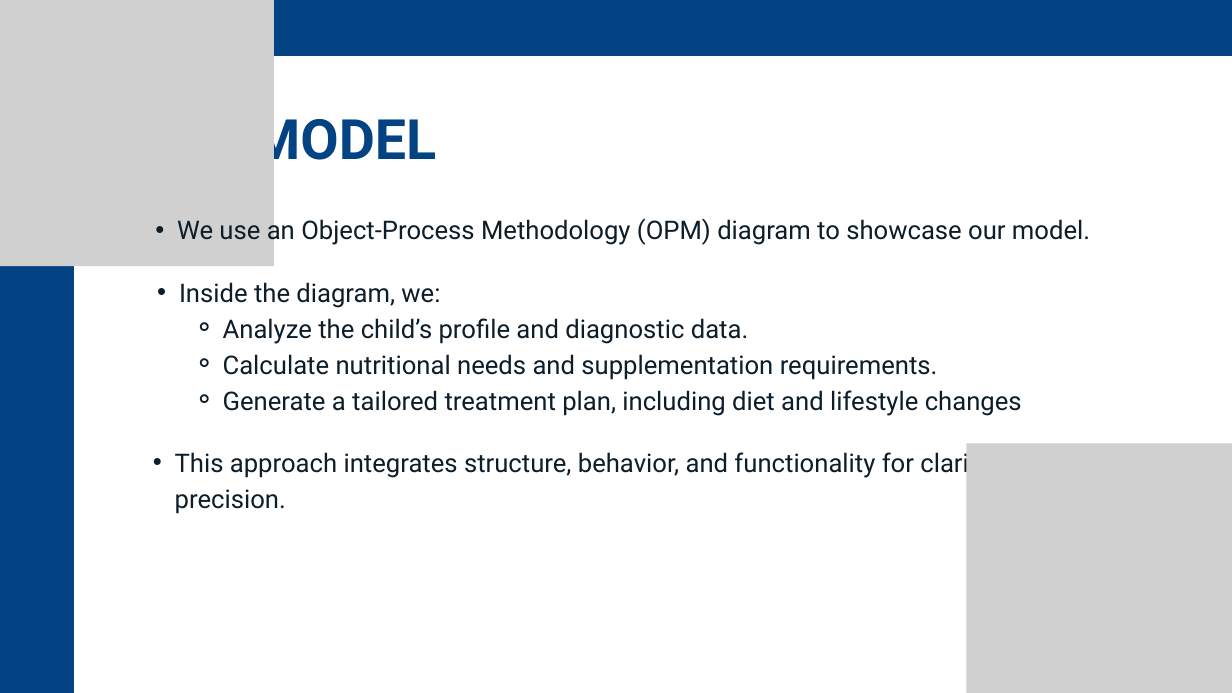
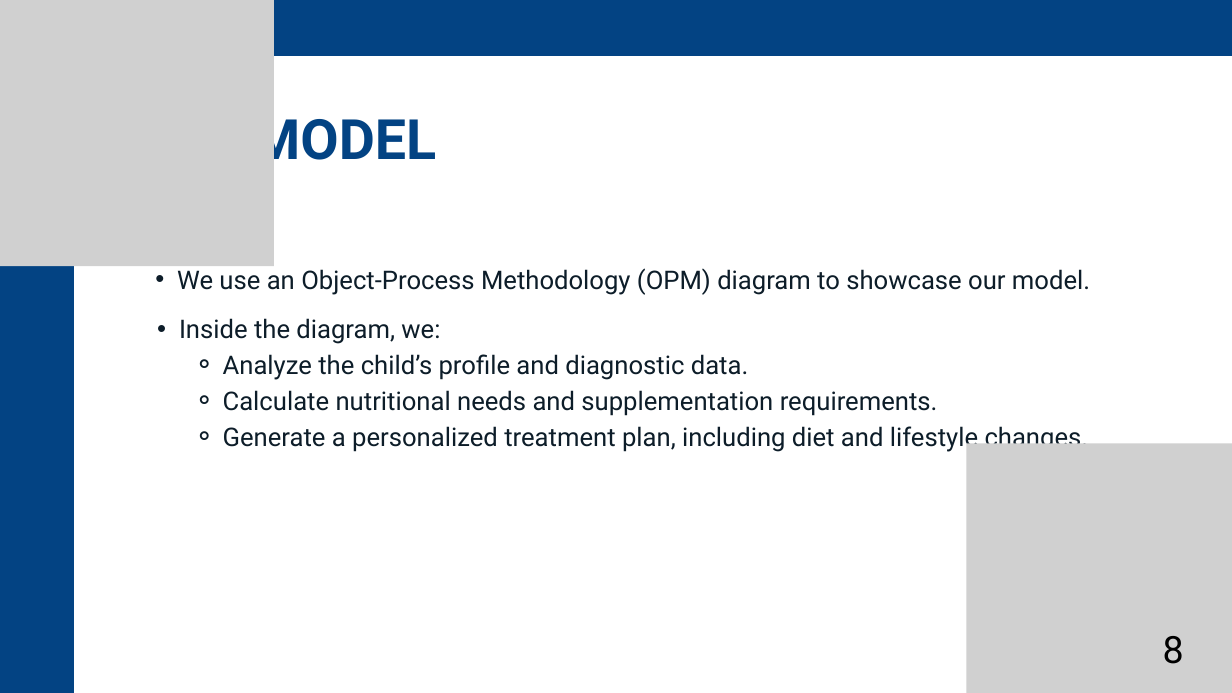
Before and after one commit to t5avish/ThrivePath, a slide deck: slide 8 of Phase A/ThrivePath - Presentation.pptx (slide 7 before the commit). Drawn at 1232x693 pixels with LibreOffice and Linux fonts; fonts in the diff are those of the drawing; grey boxes stand for pictures. Boxes give left, top, right and bottom in pixels: in the first picture for what was removed or moved away, otherwise in the second. Text is boxed around its words. In the diff, an @@ line names an element or a change of style, - is before the commit and + after.

```diff
--- a/Phase A/ThrivePath - Presentation.pptx
+++ b/Phase A/ThrivePath - Presentation.pptx
@@ text "We use an Object-Process Methodology ...": place and size @@
-text "We use an Object-Process Methodology ..." at [177, 216, 1090, 246]
+text "We use an Object-Process Methodology ..." at [177, 265, 1090, 295]
@@ text "Inside the diagram, we:": place and size @@
-text "Inside the diagram, we:" at [179, 282, 1022, 416]
+text "Inside the diagram, we:" at [179, 318, 1089, 453]
@@ text at [223, 426, 1089, 453]: text changed @@
-    ⚬ Generate a tailored treatment plan, including diet and lifestyle changes
+    ⚬ Generate a personalized treatment plan, including diet and lifestyle changes.
@@ text removed at [175, 452, 989, 514] @@
-  • This approach integrates structure, behavior, and functionality for clarity and precision.
@@ text added at [1163, 636, 1184, 664], 44 pt, text #000000 @@
+8
```
Also in this commit, not shown: 22 other slides changed, 3 slides added, 1 slide removed.
